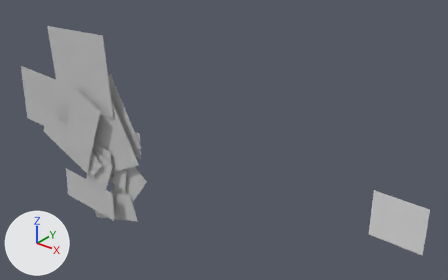
What one commit did to the FBX model prototype/Assets/microcosmicWar/pismire/hero/pismireHero1@jump.FBX.
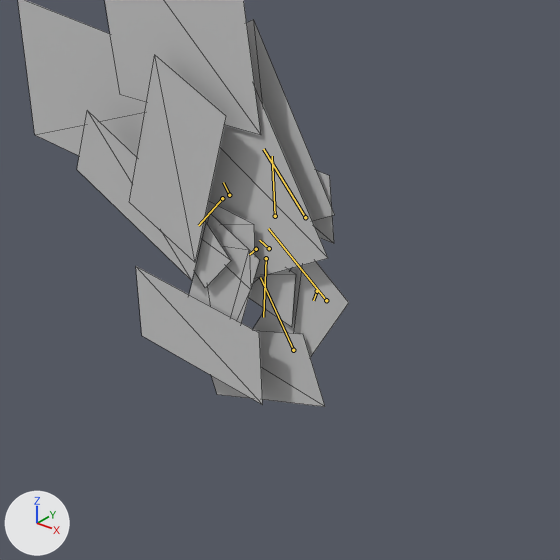
Each version appears first whole from a 50 mm lens placed at (342.0, -259.0, 235.0), pointed at (113.0, 27.0, 57.0), and next in a close-up on the part from 3% to 51% of the width and 24% to 100% of the height. Arrows for +X, +Y and +Z are at lower left; the lights stay in place. Both versions are drawn at frame 7 of the action 'Take 001'; the numbers are the values there. The bones that change are drawn over the model as lines in the close-ups. The close-ups show mesh edges as thin lines.

In view in the first close-up: 'Box01', 'body', 'gun', 'head', 'leftFoot', 'leftHandUp', 'leftLowerLeg', 'leftThighDown', 'leftThighUp', 'rightHandDown', 'rightHandUp', 'rightLowerLeg', 'rightThighDown', 'rightThighUp'.
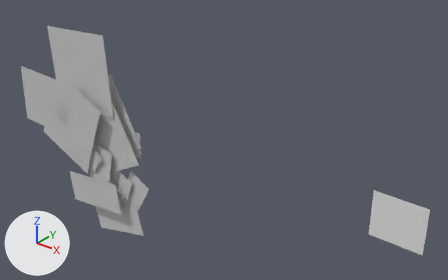
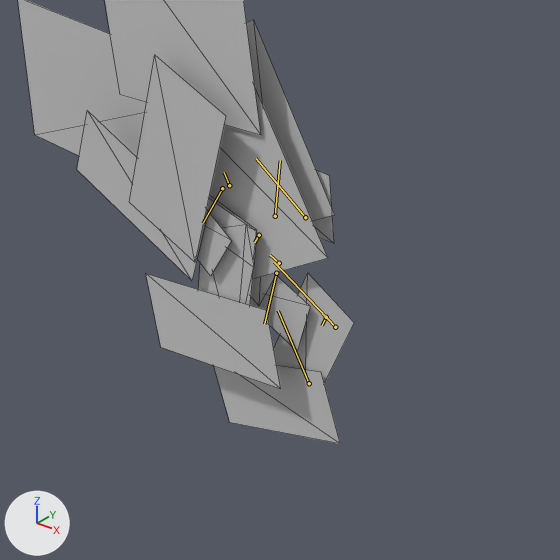
Diff of the bpy script that builds the scene:
```diff
--- a/prototype/Assets/microcosmicWar/pismire/hero/pismireHero1@jump.FBX.py
+++ b/prototype/Assets/microcosmicWar/pismire/hero/pismireHero1@jump.FBX.py
@@ bone_bone11 @@
 bone_bone11 = bpy.data.objects['Plane01'].pose.bones['Bone11']  # child of 'Bone10'
-bone_bone11.rotation_quaternion = (0.937, 0.0, 0.0, 0.348)  # degrees (0, 0, 41)
+bone_bone11.rotation_quaternion = (0.972, 0.0, 0.0, 0.237)  # degrees (0, 0, 27)
@@ bone_bone12 @@
 bone_bone12 = bpy.data.objects['Plane01'].pose.bones['Bone12']  # child of 'Bone11'
-bone_bone12.rotation_quaternion = (0.98, 0.0, 0.0, -0.199)  # degrees (0, 0, -23)
+bone_bone12.rotation_quaternion = (0.995, 0.0, 0.0, -0.097)  # degrees (0, 0, -11)
@@ bone_bone13 @@
 bone_bone13 = bpy.data.objects['Plane01'].pose.bones['Bone13']  # child of 'Bone12'
-bone_bone13.rotation_quaternion = (0.975, 0.0, 0.0, -0.221)  # degrees (0, 0, -25)
+bone_bone13.rotation_quaternion = (0.994, 0.0, 0.0, -0.111)  # degrees (0, 0, -13)
@@ bone_bone14 @@
 bone_bone14 = bpy.data.objects['Plane01'].pose.bones['Bone14']  # child of 'Bone13'
-bone_bone14.rotation_quaternion = (0.991, 0.0, 0.0, 0.133)  # degrees (0, 0, 15)
+bone_bone14.rotation_quaternion = (0.998, 0.0, 0.0, 0.07)  # degrees (0, 0, 8)
@@ bone_bone15 @@
 bone_bone15 = bpy.data.objects['Plane01'].pose.bones['Bone15']  # child of 'Bone14'
-bone_bone15.rotation_quaternion = (0.98, 0.0, 0.0, 0.197)  # degrees (0, 0, 23)
+bone_bone15.rotation_quaternion = (0.995, 0.0, 0.0, 0.104)  # degrees (0, 0, 12)
@@ bone_bone16 @@
 bone_bone16 = bpy.data.objects['Plane01'].pose.bones['Bone16']  # child of 'Bone15'
-bone_bone16.rotation_quaternion = (0.917, 0.0, 0.0, -0.398)  # degrees (0, 0, -47)
+bone_bone16.rotation_quaternion = (0.947, 0.0, 0.0, -0.321)  # degrees (0, 0, -37)
@@ bone_bone19 @@
 bone_bone19 = bpy.data.objects['Plane01'].pose.bones['Bone19']  # child of 'Bone18'
-bone_bone19.rotation_quaternion = (0.918, 0.0, 0.0, 0.396)  # degrees (0, 0, 47)
+bone_bone19.rotation_quaternion = (0.881, 0.0, 0.0, 0.473)  # degrees (0, 0, 57)
@@ bone_bone20 @@
 bone_bone20 = bpy.data.objects['Plane01'].pose.bones['Bone20']  # child of 'Bone19'
-bone_bone20.rotation_quaternion = (0.953, 0.0, 0.0, -0.304)  # degrees (0, 0, -35)
+bone_bone20.rotation_quaternion = (0.928, 0.0, 0.0, -0.372)  # degrees (0, 0, -44)
@@ bone_bone21 @@
 bone_bone21 = bpy.data.objects['Plane01'].pose.bones['Bone21']  # child of 'Bone20'
-bone_bone21.rotation_quaternion = (0.938, 0.0, 0.0, -0.347)  # degrees (0, 0, -41)
+bone_bone21.rotation_quaternion = (0.906, 0.0, 0.0, -0.423)  # degrees (0, 0, -50)
@@ bone_bone27 @@
 bone_bone27 = bpy.data.objects['Plane01'].pose.bones['Bone27']  # child of 'Bone21'
-bone_bone27.rotation_quaternion = (1.0, 0.0, 0.0, 0.023)  # degrees (0, 0, 3)
+bone_bone27.rotation_quaternion = (1.0, 0.0, 0.0, 0.006)  # degrees (0, 0, 1)
```

Pixel boxes [x1, y1, x2, y2] of what changed, in the close-ups (560 x 560 px):
'Box01', posed (6% wider, 17% shorter)
    before: [136, 266, 263, 405]
    after: [146, 274, 281, 389]
'leftFoot', posed
    before: [211, 331, 325, 407]
    after: [214, 366, 340, 444]
'leftLowerLeg', posed
    before: [253, 262, 349, 358]
    after: [274, 273, 354, 384]
'rightLowerLeg', posed
    before: [189, 213, 259, 323]
    after: [198, 198, 257, 305]
'leftThighDown', posed
    before: [249, 269, 295, 327]
    after: [250, 275, 310, 351]
'rightThighDown', posed
    before: [195, 220, 231, 288]
    after: [198, 210, 231, 276]
'rightThighUp', posed
    before: [205, 201, 255, 255]
    after: [209, 196, 257, 231]
bone 'Bone11', root to tip
    before: (305, 217) to (263, 149)
    after: (305, 217) to (256, 158)
bone 'Bone12', root to tip
    before: (269, 248) to (259, 240)
    after: (279, 263) to (270, 255)
bone 'Bone13', root to tip
    before: (266, 258) to (263, 317)
    after: (276, 273) to (264, 324)
bone 'Bone14', root to tip
    before: (317, 291) to (313, 300)
    after: (326, 317) to (322, 325)
bone 'Bone15', root to tip
    before: (326, 300) to (268, 228)
    after: (335, 327) to (274, 262)
bone 'Bone16', root to tip
    before: (293, 350) to (260, 277)
    after: (309, 383) to (278, 310)
bone 'Bone19', root to tip
    before: (275, 216) to (272, 156)
    after: (275, 216) to (280, 160)
bone 'Bone20', root to tip
    before: (229, 195) to (223, 182)
    after: (229, 185) to (224, 172)
bone 'Bone21', root to tip
    before: (222, 198) to (198, 225)
    after: (222, 188) to (203, 223)
bone 'Bone27', root to tip
    before: (256, 249) to (249, 254)
    after: (259, 235) to (254, 242)
